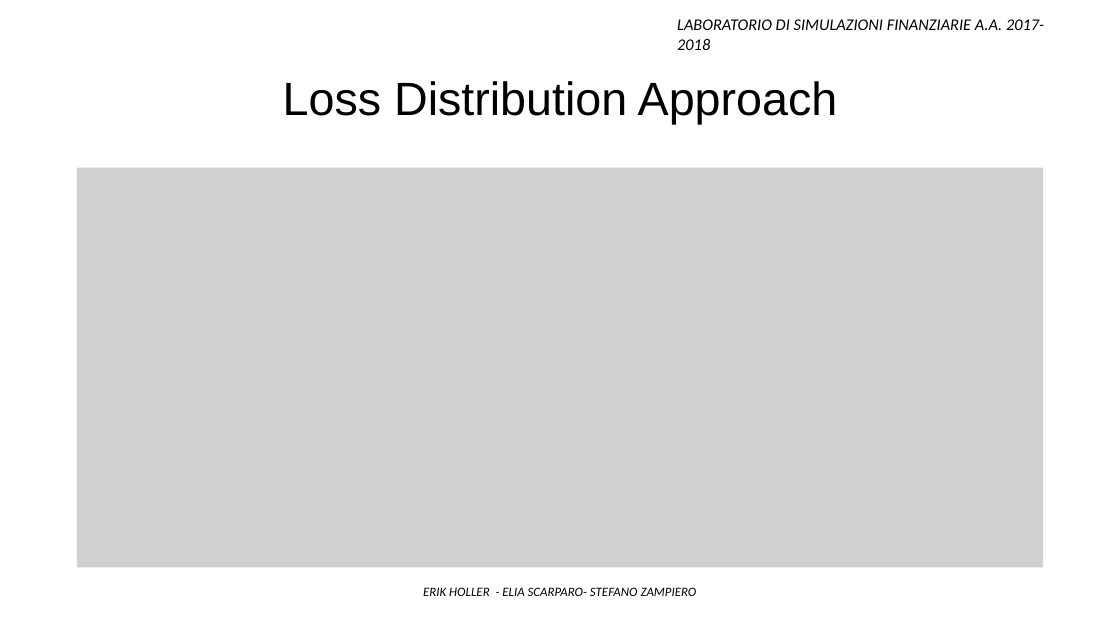
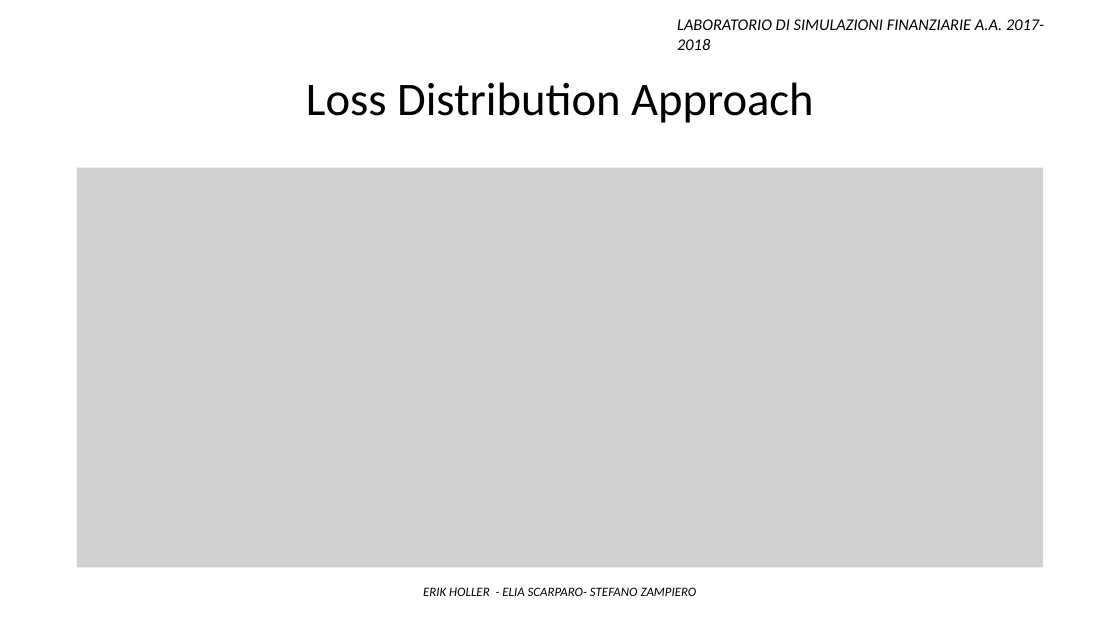
Before and after one commit to Stegirsanov/Laboratorio-di-simulazioni-finanziarie-project, a slide deck: slide 9 of Presentazione ppt/Presentazione_finale.pptx. Drawn at 1120x630 pixels with LibreOffice and Linux fonts; fonts in the diff are those of the drawing; grey boxes stand for pictures. Boxes give left, top, right and bottom in pixels: in the first picture for what was removed or moved away, otherwise in the second. Text is boxed around its words. In the diff, an @@ line names an element or a change of style, - is before the commit and + after.

```diff
--- a/Presentazione ppt/Presentazione_finale.pptx
+++ b/Presentazione ppt/Presentazione_finale.pptx
@@ text "Loss Distribution Approach" at bbox=[306, 82, 813, 123]: font Arial to Calibri @@
```
Also in this commit, not shown: 12 other slides changed, 3 slides added, 1 other file.
